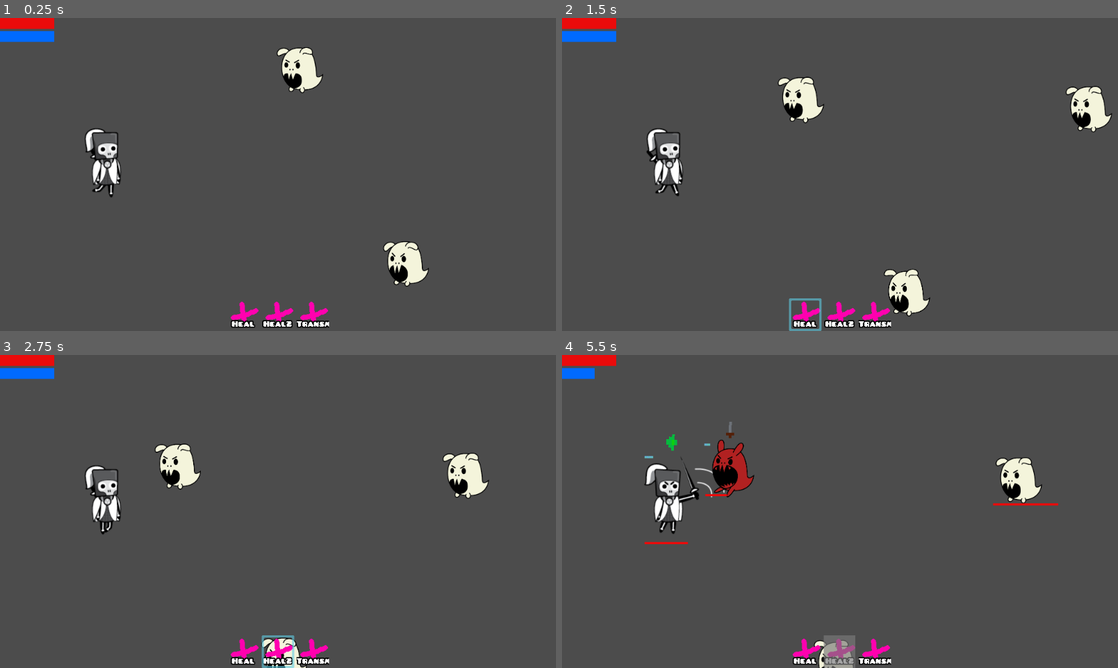
Above: before the commit, frames 1-4 (two rows, left to right).
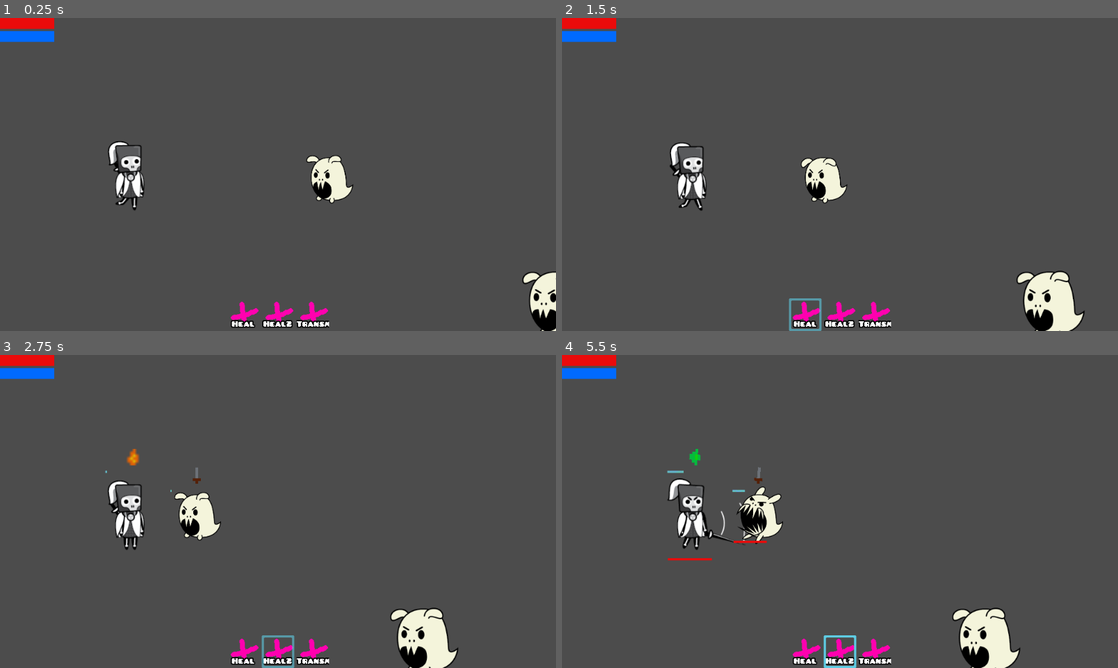
Above: after the commit, the same moments.

Repository: danreeves/godot-wild-jam-33
Game: Godot game, scene res://Main.tscn
Two runs of this game, one before a commit and one after it. Both use one fixed random seed, a clock stepped at 60 frames per second and the inputs below. The engine's default icon, where the game draws it, is replaced by a stand-in: a white triangle on a blue panel in a dark square.
Inputs (mouse positions are in pixels of both pictures, inside the frame that each line leads up to):
- Up to frame 1 (0.25 s): no input
- Up to frame 2 (1.5 s): move the mouse to (673, 161) at 0.52 s; click (673, 161) at 0.67 s; move the mouse to (806, 315) at 1.27 s; click (806, 315) at 1.42 s
- Up to frame 3 (2.75 s): move the mouse to (278, 652) at 2.02 s; click (278, 652) at 2.17 s
- Up to frame 4 (5.5 s): move the mouse to (873, 652) at 2.77 s; click (873, 652) at 2.92 s; move the mouse to (734, 470) at 3.52 s; click (734, 470) at 3.67 s; move the mouse to (840, 664) at 4.27 s; click (840, 664) at 4.42 s; move the mouse to (1017, 480) at 5.02 s; click (1017, 480) at 5.17 s

The runs differ from the first frame. In frame 1, 4.6% of the frame differs, in the area x 15-100%, y 9-100%; in frame 2, 6.2%; in frame 3, 5.9%; in frame 4, 7.1%, in the area x 5-90%, y 4-100%.

Commit message:
scale thing

Diff:
--- /dev/null
+++ b/Camera2D.gd
@@ -0,0 +1,6 @@
+extends Camera2D
+
+onready var player = get_parent().find_node("Player")
+
+func _process(delta: float) -> void:
+	offset.x = player.position.x + (OS.window_size.x / 3.0)
--- a/Hero_Animation.tres
+++ b/Hero_Animation.tres
@@ -25,6 +25,7 @@
 [ext_resource path="res://assets/Art/Hero/hero_Attack-29.png" type="Texture" id=23]
 [ext_resource path="res://assets/Art/Hero/hero_Death-19.png" type="Texture" id=24]
 [ext_resource path="res://assets/Art/Hero/hero_Death-20.png" type="Texture" id=25]
+[ext_resource path="res://applecatrun/frame_1_delay-0.05s.png" type="Texture" id=26]
 [ext_resource path="res://assets/Art/Hero/hero_Death-23.png" type="Texture" id=27]
 [ext_resource path="res://assets/Art/Hero/hero_Drink-32.png" type="Texture" id=28]
 [ext_resource path="res://assets/Art/Hero/hero_Death-17.png" type="Texture" id=29]
@@ -36,12 +37,19 @@
 [ext_resource path="res://assets/Art/Hero/hero_Idle-2.png" type="Texture" id=35]
 [ext_resource path="res://assets/Art/Hero/hero_Drink-30.png" type="Texture" id=36]
 [ext_resource path="res://assets/Art/Hero/hero_Move-14.png" type="Texture" id=37]
+[ext_resource path="res://applecatrun/frame_2_delay-0.05s.png" type="Texture" id=38]
+[ext_resource path="res://applecatrun/frame_3_delay-0.05s.png" type="Texture" id=39]
+[ext_resource path="res://applecatrun/frame_4_delay-0.05s.png" type="Texture" id=40]
 [ext_resource path="res://assets/Art/Hero/hero_Move-12.png" type="Texture" id=41]
+[ext_resource path="res://applecatrun/frame_5_delay-0.05s.png" type="Texture" id=42]
 [ext_resource path="res://assets/Art/Hero/hero_Damage-39.png" type="Texture" id=43]
 [ext_resource path="res://assets/Art/Hero/hero_Damage-41.png" type="Texture" id=44]
 [ext_resource path="res://assets/Art/Hero/hero_Damage-40.png" type="Texture" id=45]
 [ext_resource path="res://assets/Art/Hero/hero_Damage-38.png" type="Texture" id=46]
 [ext_resource path="res://assets/Art/Hero/hero_Damage-42.png" type="Texture" id=47]
+[ext_resource path="res://applecatrun/frame_6_delay-0.05s.png" type="Texture" id=48]
+[ext_resource path="res://applecatrun/frame_0_delay-0.05s.png" type="Texture" id=49]
+[ext_resource path="res://applecatrun/frame_7_delay-0.05s.png" type="Texture" id=50]
 
 [resource]
 animations = [ {
@@ -50,9 +58,29 @@
 "name": "idle",
 "speed": 5.0
 }, {
+"frames": [ ExtResource( 49 ), ExtResource( 26 ), ExtResource( 38 ), ExtResource( 39 ), ExtResource( 40 ), ExtResource( 42 ), ExtResource( 48 ), ExtResource( 50 ) ],
+"loop": true,
+"name": "applecatrun",
+"speed": 5.0
+}, {
 "frames": [ ExtResource( 22 ), ExtResource( 8 ), ExtResource( 9 ), ExtResource( 23 ) ],
 "loop": false,
 "name": "attack",
+"speed": 5.0
+}, {
+"frames": [ ExtResource( 46 ), ExtResource( 43 ), ExtResource( 45 ), ExtResource( 44 ), ExtResource( 47 ) ],
+"loop": true,
+"name": "damage",
+"speed": 5.0
+}, {
+"frames": [ ExtResource( 41 ), ExtResource( 37 ), ExtResource( 4 ) ],
+"loop": true,
+"name": "run",
+"speed": 4.0
+}, {
+"frames": [ ExtResource( 36 ), ExtResource( 30 ), ExtResource( 28 ), ExtResource( 14 ), ExtResource( 12 ), ExtResource( 32 ), ExtResource( 15 ), ExtResource( 33 ) ],
+"loop": false,
+"name": "drink",
 "speed": 5.0
 }, {
 "frames": [ ExtResource( 5 ), ExtResource( 1 ), ExtResource( 3 ), ExtResource( 2 ), ExtResource( 3 ), ExtResource( 2 ), ExtResource( 3 ), ExtResource( 2 ), ExtResource( 3 ), ExtResource( 2 ), ExtResource( 6 ) ],
@@ -60,21 +88,6 @@
 "name": "camp",
 "speed": 5.0
 }, {
-"frames": [ ExtResource( 46 ), ExtResource( 43 ), ExtResource( 45 ), ExtResource( 44 ), ExtResource( 47 ) ],
-"loop": true,
-"name": "damage",
-"speed": 5.0
-}, {
-"frames": [ ExtResource( 36 ), ExtResource( 30 ), ExtResource( 28 ), ExtResource( 14 ), ExtResource( 12 ), ExtResource( 32 ), ExtResource( 15 ), ExtResource( 33 ) ],
-"loop": false,
-"name": "drink",
-"speed": 5.0
-}, {
-"frames": [ ExtResource( 41 ), ExtResource( 37 ), ExtResource( 4 ) ],
-"loop": true,
-"name": "run",
-"speed": 4.0
-}, {
 "frames": [ ExtResource( 29 ), ExtResource( 10 ), ExtResource( 24 ), ExtResource( 25 ), ExtResource( 11 ), ExtResource( 13 ), ExtResource( 27 ), ExtResource( 31 ), ExtResource( 21 ) ],
 "loop": false,
 "name": "die",
--- a/Main.tscn
+++ b/Main.tscn
@@ -1,38 +1,55 @@
-[gd_scene load_steps=4 format=2]
+[gd_scene load_steps=6 format=2]
 
 [ext_resource path="res://Units/Player.tscn" type="PackedScene" id=1]
 [ext_resource path="res://Units/Enemy.tscn" type="PackedScene" id=2]
+[ext_resource path="res://Camera2D.gd" type="Script" id=3]
 [ext_resource path="res://Ghost_Animation.tres" type="SpriteFrames" id=4]
+
+[sub_resource type="RectangleShape2D" id=1]
+extents = Vector2( 9999, 10 )
 
 [node name="World" type="Node"]
 
 [node name="Player" parent="." instance=ExtResource( 1 )]
-position = Vector2( 37.7853, 264.638 )
+position = Vector2( -373.68, 0.633972 )
 
 [node name="Enemy" parent="." instance=ExtResource( 2 )]
-position = Vector2( 412.951, 82.0248 )
+position = Vector2( 15.7559, 8.29397 )
 
 [node name="AnimatedSprite" type="AnimatedSprite" parent="Enemy"]
 scale = Vector2( 0.5, 0.5 )
 frames = ExtResource( 4 )
 animation = "idle"
+frame = 1
 playing = true
 
 [node name="Enemy2" parent="." instance=ExtResource( 2 )]
-position = Vector2( 608.112, 438.407 )
+position = Vector2( 434.488, 236.242 )
 
 [node name="AnimatedSprite" type="AnimatedSprite" parent="Enemy2"]
 scale = Vector2( 0.5, 0.5 )
 frames = ExtResource( 4 )
 animation = "idle"
-frame = 3
 playing = true
 
 [node name="Enemy3" parent="." instance=ExtResource( 2 )]
-position = Vector2( 943.281, 98.9954 )
+position = Vector2( 797.056, -100.319 )
 
 [node name="AnimatedSprite" type="AnimatedSprite" parent="Enemy3"]
 scale = Vector2( 0.5, 0.5 )
 frames = ExtResource( 4 )
 animation = "idle"
+frame = 1
 playing = true
+
+[node name="Camera2D" type="Camera2D" parent="."]
+current = true
+drag_margin_h_enabled = true
+drag_margin_v_enabled = true
+script = ExtResource( 3 )
+
+[node name="Horizon" type="StaticBody2D" parent="."]
+position = Vector2( -5.99316, -191.783 )
+
+[node name="CollisionShape2D" type="CollisionShape2D" parent="Horizon"]
+shape = SubResource( 1 )
--- a/Units/Enemy.gd
+++ b/Units/Enemy.gd
@@ -35,6 +35,10 @@
 
 func _process(_delta: float) -> void:
 	$AnimatedSprite.flip_h = move_away_from_player
+
+	# bobbus wrote this code
+	var size = 1 + position.y * 0.002
+	scale = Vector2(size, size)
 
 	if get_target().dead:
 		$AttackQueue.stop()
--- a/Units/Player.gd
+++ b/Units/Player.gd
@@ -29,6 +29,10 @@
 
 	if !get_nearest_enemy():
 		$AnimatedSprite.play("camp")
+
+	# bobbus wrote this code
+	var size = 1 + position.y * 0.002
+	scale = Vector2(size, size)
 
 func _physics_process(_delta: float) -> void:
 	if dead:
--- a/Units/Player.tscn
+++ b/Units/Player.tscn
@@ -29,7 +29,7 @@
 [node name="AnimatedSprite" type="AnimatedSprite" parent="."]
 frames = ExtResource( 1 )
 animation = "idle"
-frame = 11
+frame = 15
 playing = true
 
 [node name="Hitbox" type="CollisionShape2D" parent="."]
@@ -39,10 +39,6 @@
 
 [node name="CollisionShape2D" type="CollisionShape2D" parent="InCombat"]
 shape = SubResource( 2 )
-
-[node name="Camera" type="Camera2D" parent="."]
-position = Vector2( 309.713, 22.6274 )
-current = true
 
 [node name="Health" parent="." instance=ExtResource( 5 )]
 position = Vector2( 0, 78.7789 )
Not shown: 1 places in Hero_Animation.tres that only renumber resources
Binary file added: applecatrun/frame_0_delay-0.05s.png
Not shown, added: applecatrun/frame_0_delay-0.05s.png.import
Binary file added: applecatrun/frame_1_delay-0.05s.png
Not shown, added: applecatrun/frame_1_delay-0.05s.png.import
Binary file added: applecatrun/frame_2_delay-0.05s.png
Not shown, added: applecatrun/frame_2_delay-0.05s.png.import
Binary file added: applecatrun/frame_3_delay-0.05s.png
Not shown, added: applecatrun/frame_3_delay-0.05s.png.import
Binary file added: applecatrun/frame_4_delay-0.05s.png
Not shown, added: applecatrun/frame_4_delay-0.05s.png.import
Binary file added: applecatrun/frame_5_delay-0.05s.png
(and 5 more such lines)
